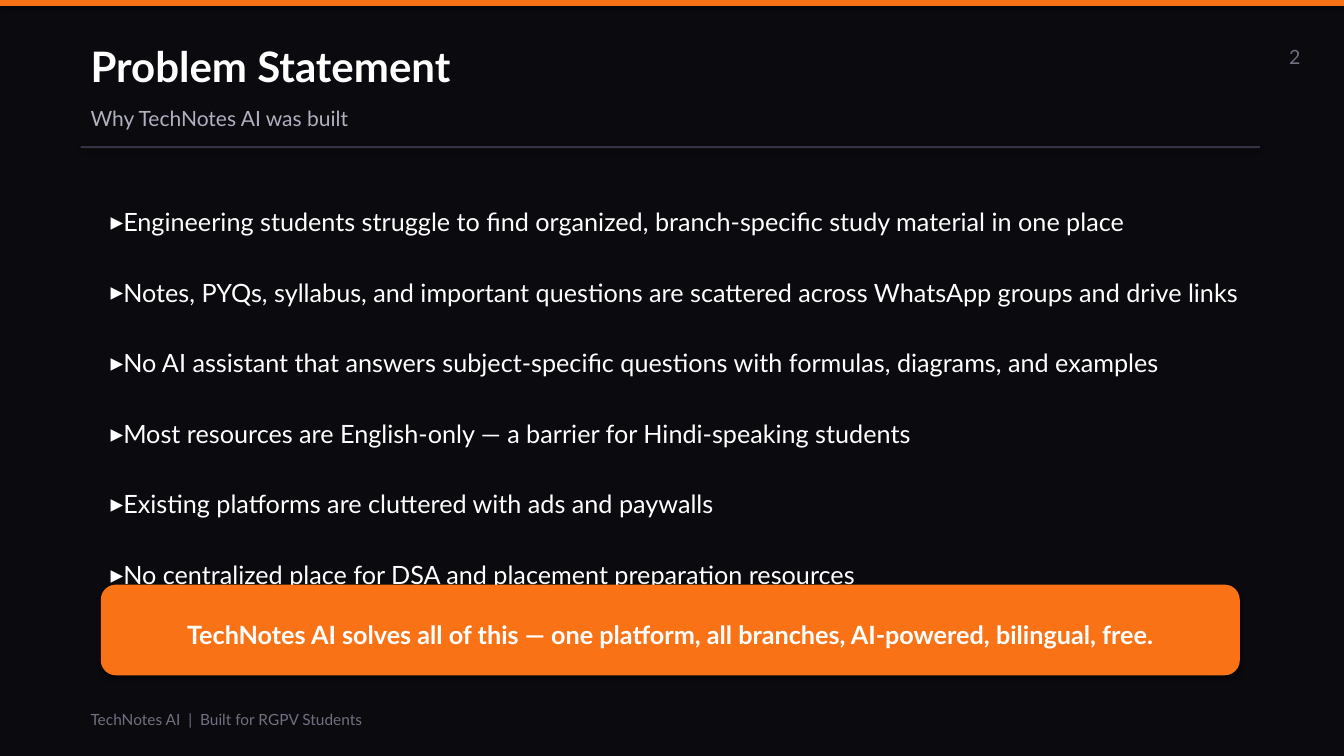
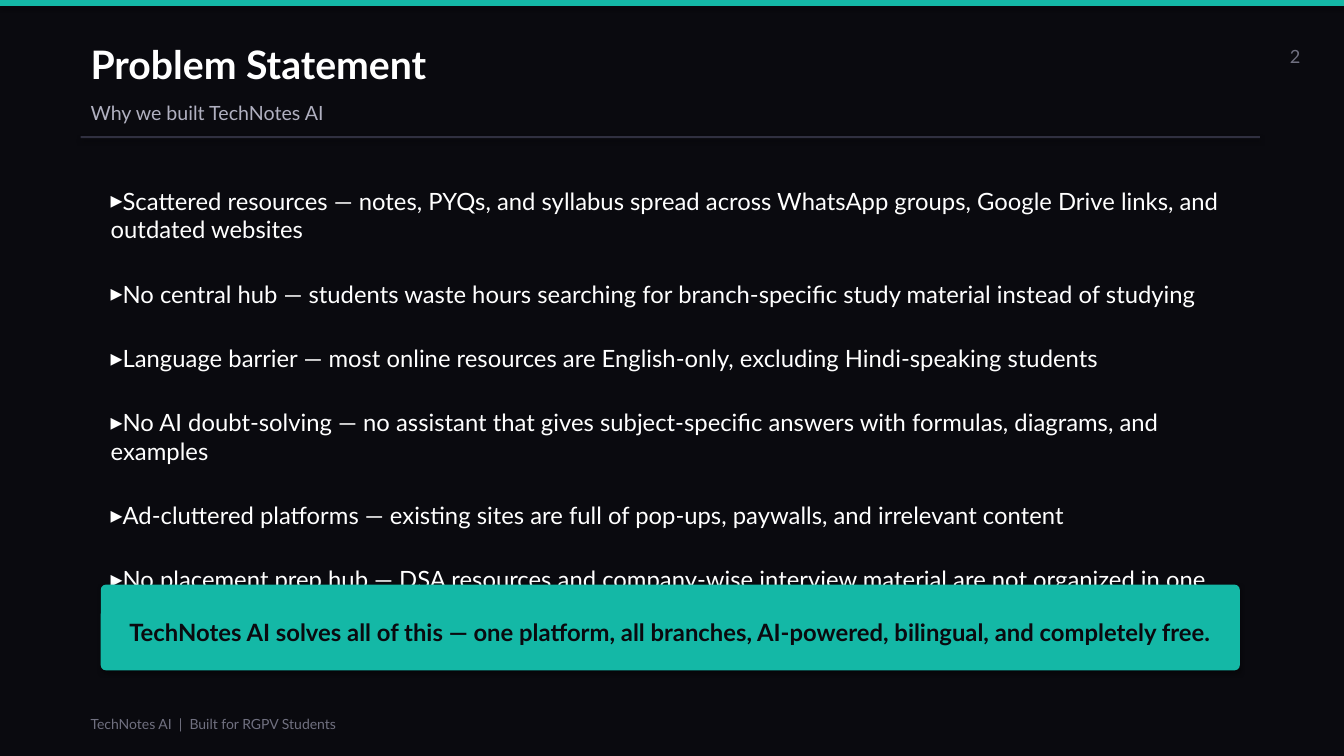
Before and after one commit to Dhruvtiwari059/tecgnotes, a slide deck: slide 2 of TechNotes_AI_Presentation.pptx. Drawn at 1344x756 pixels with LibreOffice and Linux fonts; fonts in the diff are those of the drawing. Boxes give left, top, right and bottom in pixels: in the first picture for what was removed or moved away, otherwise in the second. Text is boxed around its words. In the diff, an @@ line names an element or a change of style, - is before the commit and + after.

```diff
--- a/TechNotes_AI_Presentation.pptx
+++ b/TechNotes_AI_Presentation.pptx
@@ rectangle at <box>0,0,1344,6</box>: fill #F97316 to #14B8A6 @@
@@ text "Problem Statement" at <box>91,50,426,80</box>: size 30 to 28 pt @@
@@ text at <box>91,105,324,124</box>: text changed; size 15 to 14 pt @@
-Why TechNotes AI was built
+Why we built TechNotes AI
@@ rectangle: place and size @@
-rectangle at <box>81,146,1260,148</box>
+rectangle at <box>81,136,1260,138</box>
@@ rectangle at <box>81,136,1260,138</box>: fill #333344 to #303040 @@
@@ text at <box>111,192,1218,623</box>: text changed; size 18 to 17 pt @@
-▸ Engineering students struggle to find organized, branch-specific study material in one place
-▸ Notes, PYQs, syllabus, and important questions are scattered across WhatsApp groups and drive links
-▸ No AI assistant that answers subject-specific questions with formulas, diagrams, and examples
-▸ Most resources are English-only — a barrier for Hindi-speaking students
-▸ Existing platforms are cluttered with ads and paywalls
-▸ No centralized place for DSA and placement preparation resources
+▸ Scattered resources — notes, PYQs, and syllabus spread across WhatsApp groups, Google Drive links, and outdated websites
+▸ No central hub — students waste hours searching for branch-specific study material instead of studying
+▸ Language barrier — most online resources are English-only, excluding Hindi-speaking students
+▸ No AI doubt-solving — no assistant that gives subject-specific answers with formulas, diagrams, and examples
+▸ Ad-cluttered platforms — existing sites are full of pop-ups, paywalls, and irrelevant content
+▸ No placement prep hub — DSA resources and company-wise interview material are not organized in one place
@@ rounded rectangle "TechNotes AI solves all of ...": place and size @@
-rounded rectangle "TechNotes AI solves all of ..." at <box>101,585,1240,676</box>
+rounded rectangle "TechNotes AI solves all of ..." at <box>101,585,1240,670</box>
@@ rounded rectangle "TechNotes AI solves all of ..." at <box>101,585,1240,670</box>: fill #F97316 to #14B8A6; proportions changed @@
@@ text in rounded rectangle at <box>129,623,1210,646</box>: text changed; size 18 to 17 pt; text colour #FFFFFF to #0A0A0F @@
-TechNotes AI solves all of this — one platform, all branches, AI-powered, bilingual, free.
+TechNotes AI solves all of this — one platform, all branches, AI-powered, bilingual, and completely free.
@@ text "TechNotes AI | Built for ..." at <box>91,719,336,729</box>: size 11 to 10 pt @@
```
Also in this commit, not shown: 16 other slides changed, 1 slide added, 1 slide removed.
